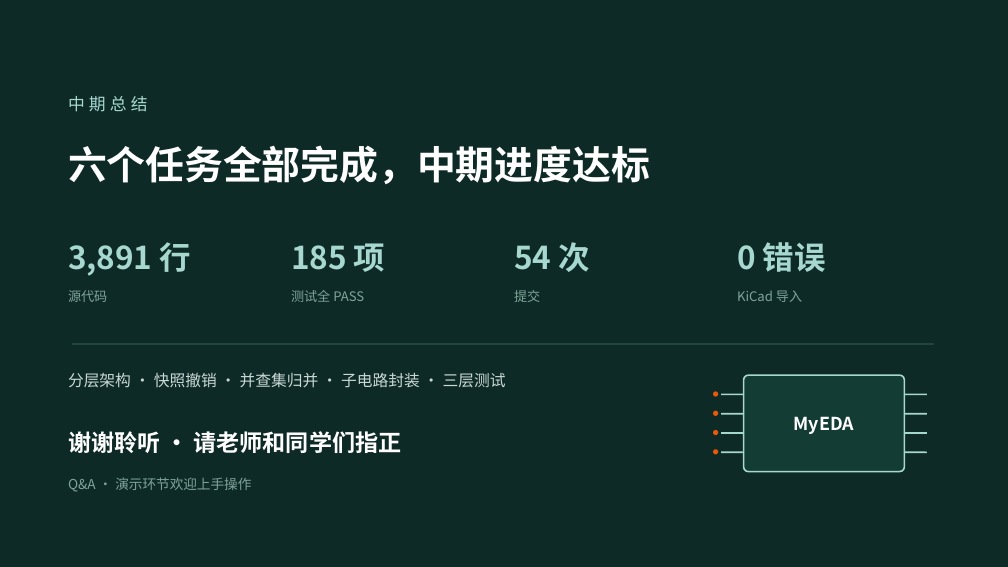
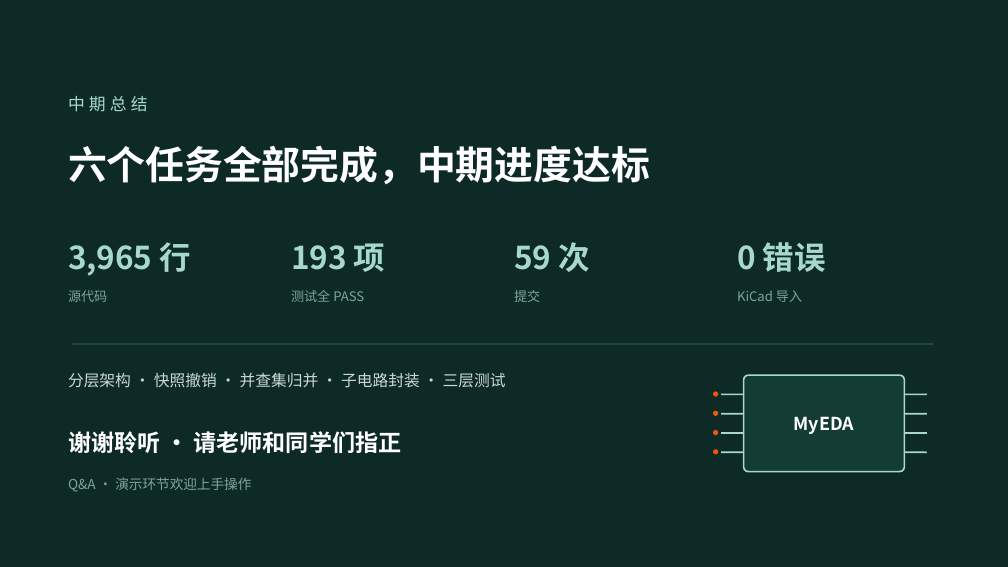
Before and after one commit to Pengyang-uestc/EDA-, a slide deck: slide 14 of docs/课程资料/中期总结汇报.pptx. Drawn at 1008x567 pixels with LibreOffice and Linux fonts; fonts in the diff are those of the drawing. Boxes give left, top, right and bottom in pixels: in the first picture for what was removed or moved away, otherwise in the second. Text is boxed around its words. In the diff, an @@ line names an element or a change of style, - is before the commit and + after.

```diff
--- a/docs/课程资料/中期总结汇报.pptx
+++ b/docs/课程资料/中期总结汇报.pptx
@@ text at <box>68,242,191,276</box>: text changed @@
-3,891 行
+3,965 行
@@ text at <box>291,243,385,272</box>: text changed @@
-185 项
+193 项
@@ text at <box>514,242,589,272</box>: text changed @@
-54 次
+59 次
```
Also in this commit, not shown: 5 other slides changed, 9 other files.
